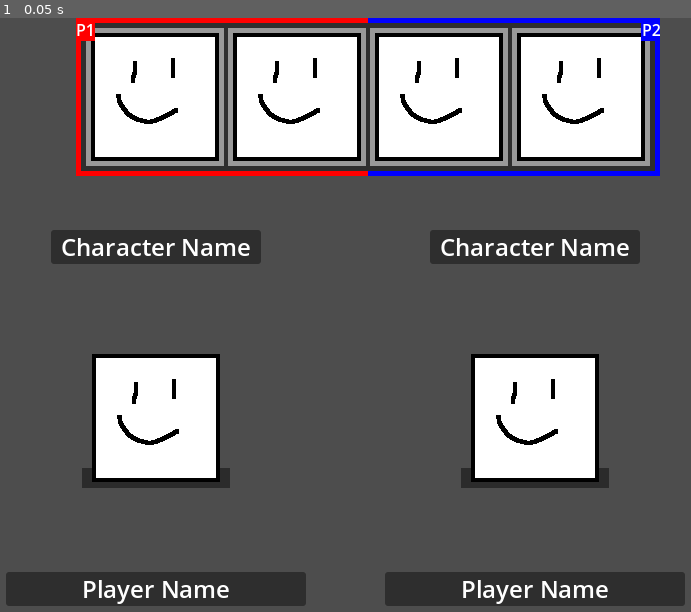
Above: before the commit, frame 1.
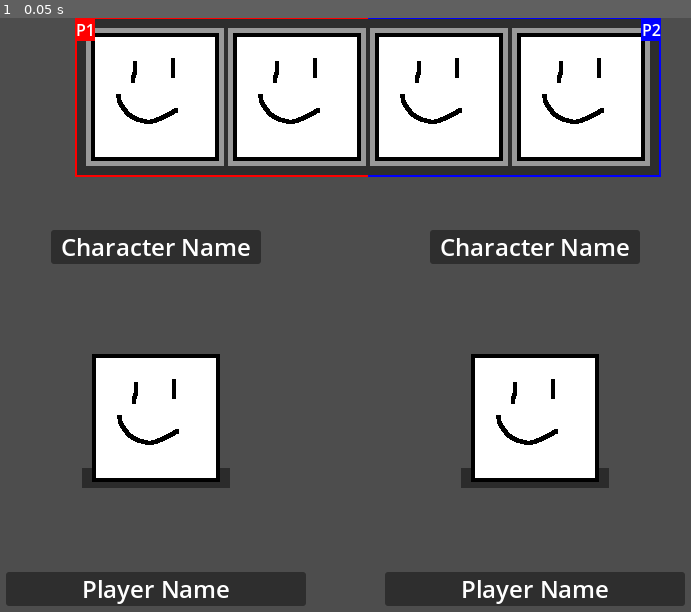
Above: after the commit, the same moment.

Repository: SamBumgardner/spellstrike
Game: Godot game, scene res://ui/menu/character_select/character_select.tscn
Two runs of this game, one before a commit and one after it. Both use one fixed random seed, a clock stepped at 60 frames per second and the inputs below. This scene is started directly instead of the project's main scene.
Inputs:
- Up to frame 1 (0.05 s): no input

The runs differ from the first frame. In frame 1, 1.6% of the frame differs, in the area x 10-96%, y 0-27%.

Commit message:
finish fixing frame cursor overlap strategy

Diff:
--- a/game/ui/menu/character_select/frame_cursor/foreground_frame.gd
+++ b/game/ui/menu/character_select/frame_cursor/foreground_frame.gd
@@ -7,8 +7,8 @@
 func _draw():
     if target_ui_element != null:
         if primary_corner != CORNER_TOP_LEFT:
-            scale = Vector2(-1, 1)
-            position = Vector2(target_ui_element.size.x, 0)
+            draw_set_transform(Vector2(target_ui_element.size.x, 0), 0, Vector2(-1, 1))
 
-        set_size(target_ui_element.size * Vector2(.5, 1))
-        draw_rect(Rect2(Vector2.ZERO, target_ui_element.size), frame_color, false, FrameCursor.border_width)
+        draw_line(Vector2.ZERO, target_ui_element.size * Vector2(.5, 0), frame_color, FrameCursor.border_width)
+        draw_line(Vector2.ZERO - Vector2(0, FrameCursor.border_width / 2), target_ui_element.size * Vector2(0, 1) + Vector2(0, FrameCursor.border_width / 2), frame_color, FrameCursor.border_width)
+        draw_line(target_ui_element.size * Vector2(0, 1), target_ui_element.size * Vector2(.5, 1), frame_color, FrameCursor.border_width)
--- a/game/ui/menu/character_select/frame_cursor/frame_cursor.gd
+++ b/game/ui/menu/character_select/frame_cursor/frame_cursor.gd
@@ -1,6 +1,6 @@
 class_name FrameCursor extends Control
 
-const border_width = 10
+const border_width = 2
 
 @export var primary_corner: Corner = CORNER_TOP_LEFT
 @export var frame_color: Color = Color.RED
--- a/game/ui/menu/character_select/frame_cursor/frame_cursor.tscn
+++ b/game/ui/menu/character_select/frame_cursor/frame_cursor.tscn
@@ -4,7 +4,6 @@
 [ext_resource type="Script" path="res://ui/menu/character_select/frame_cursor/foreground_frame.gd" id="2_rkiw0"]
 
 [node name="FrameCursor" type="Control"]
-clip_contents = true
 layout_mode = 3
 anchors_preset = 0
 script = ExtResource("1_l8xo5")
@@ -12,7 +11,6 @@
 
 [node name="ForegroundHalf" type="Control" parent="."]
 z_index = 2
-clip_contents = true
 anchors_preset = 0
 script = ExtResource("2_rkiw0")
 
